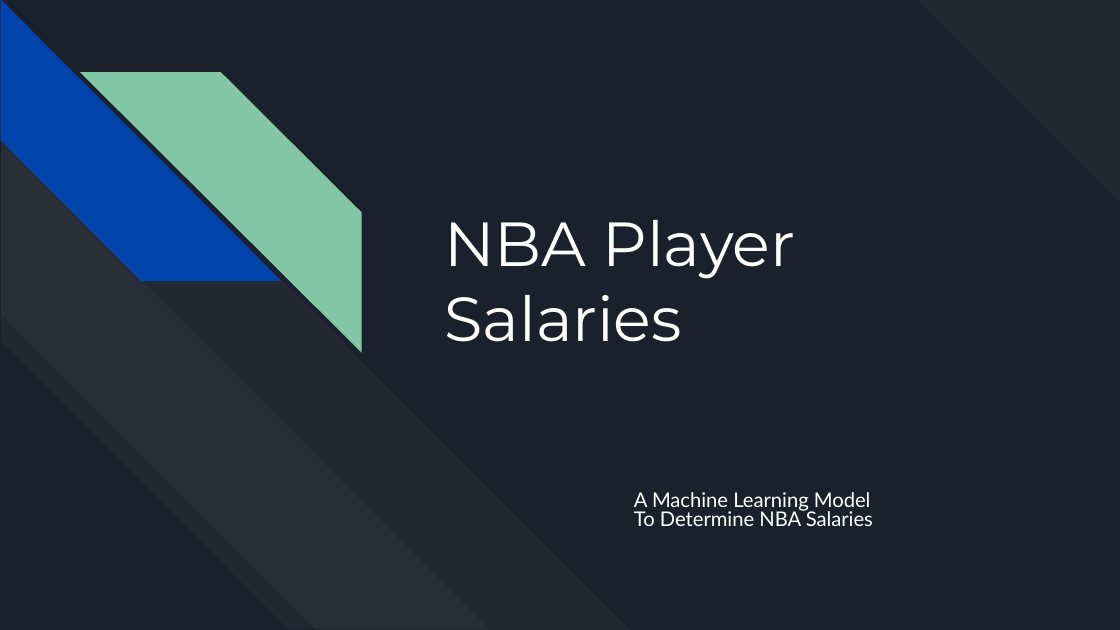
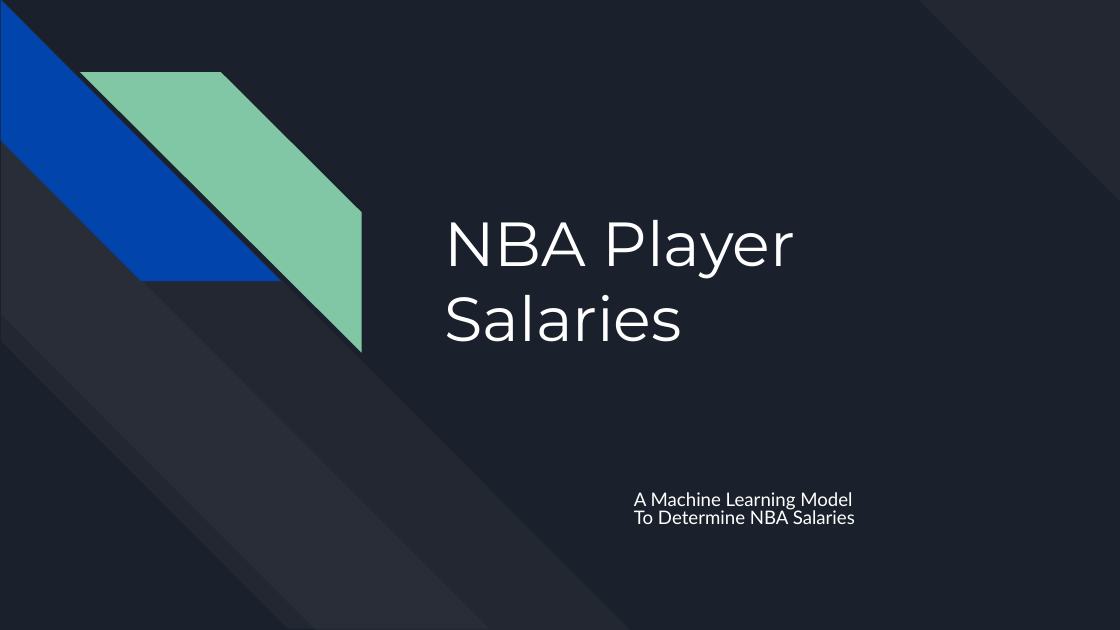
Before and after one commit to nickferrar/NBA_Salaries, a slide deck: slide 1 of Presentation/nba_player_salaries.pptx. Drawn at 1120x630 pixels with LibreOffice and Linux fonts; fonts in the diff are those of the drawing. Boxes give left, top, right and bottom in pixels: in the first picture for what was removed or moved away, otherwise in the second. Text is boxed around its words. In the diff, an @@ line names an element or a change of style, - is before the commit and + after.

```diff
--- a/Presentation/nba_player_salaries.pptx
+++ b/Presentation/nba_player_salaries.pptx
@@ subtitle "A Machine Learning Model" at <box>634,492,855,524</box>: size 13 to 12 pt @@
```
Also in this commit, not shown: 2 other slides changed, 3 slides added, 2 slides removed.
